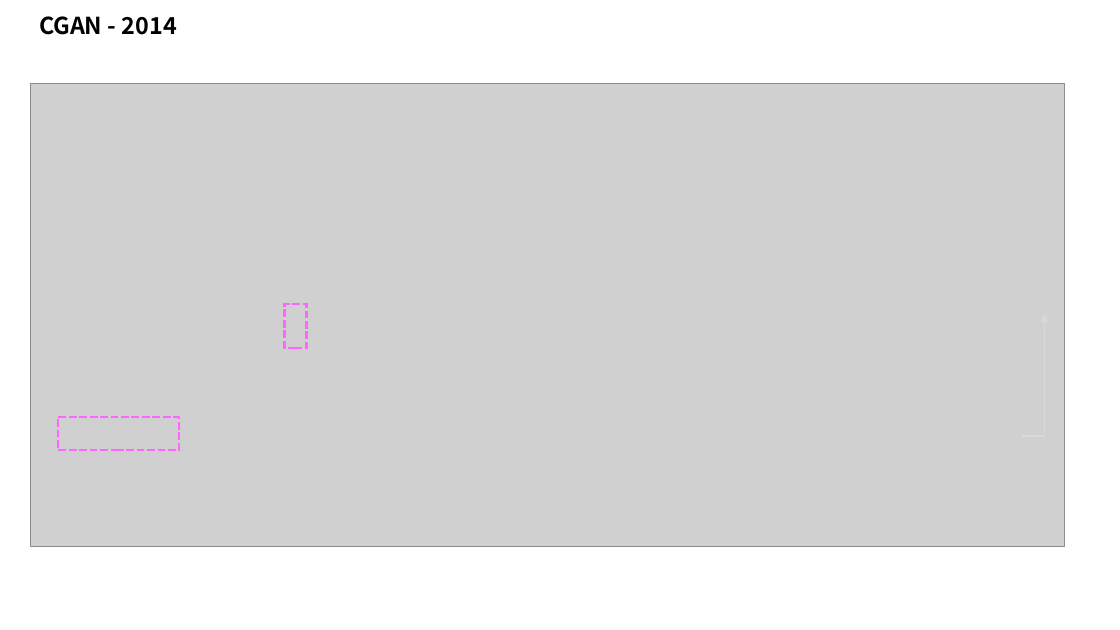
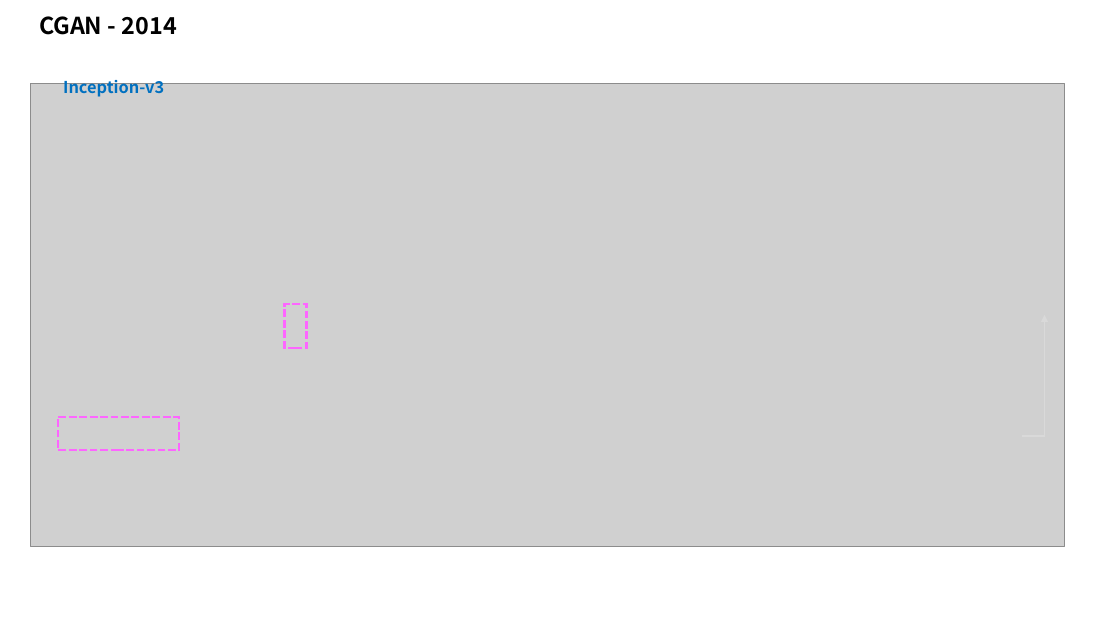
Before and after one commit to taylorguo/GAN_Understanding_Practicing, a slide deck: slide 4 of GAN_Understanding/GANunderstanding.pptx (slide 3 before the commit). Drawn at 1120x630 pixels with LibreOffice and Linux fonts; fonts in the diff are those of the drawing; grey boxes stand for pictures. Boxes give left, top, right and bottom in pixels: in the first picture for what was removed or moved away, otherwise in the second. Text is boxed around its words. In the diff, an @@ line names an element or a change of style, - is before the commit and + after.

```diff
--- a/GAN_Understanding/GANunderstanding.pptx
+++ b/GAN_Understanding/GANunderstanding.pptx
@@ text added at bbox=[63, 76, 164, 97], 14 pt, text #0070C0, bold @@
+Inception-v3
```
Also in this commit, not shown: 3 slides added, 3 other files.
